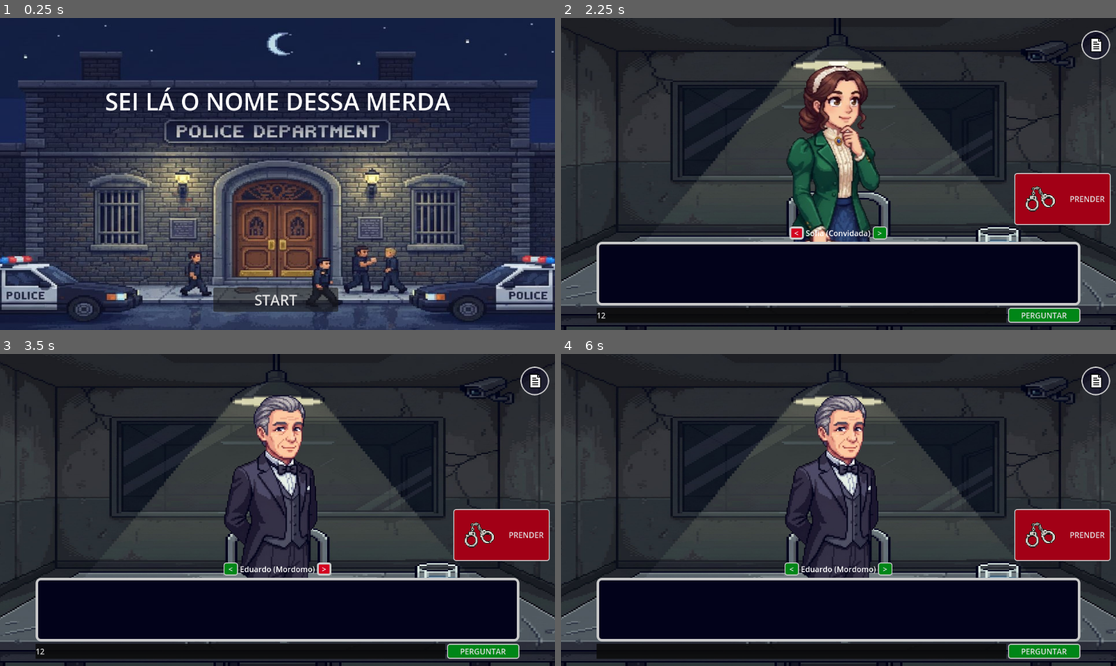
Above: before the commit, frames 1-4 (two rows, left to right).
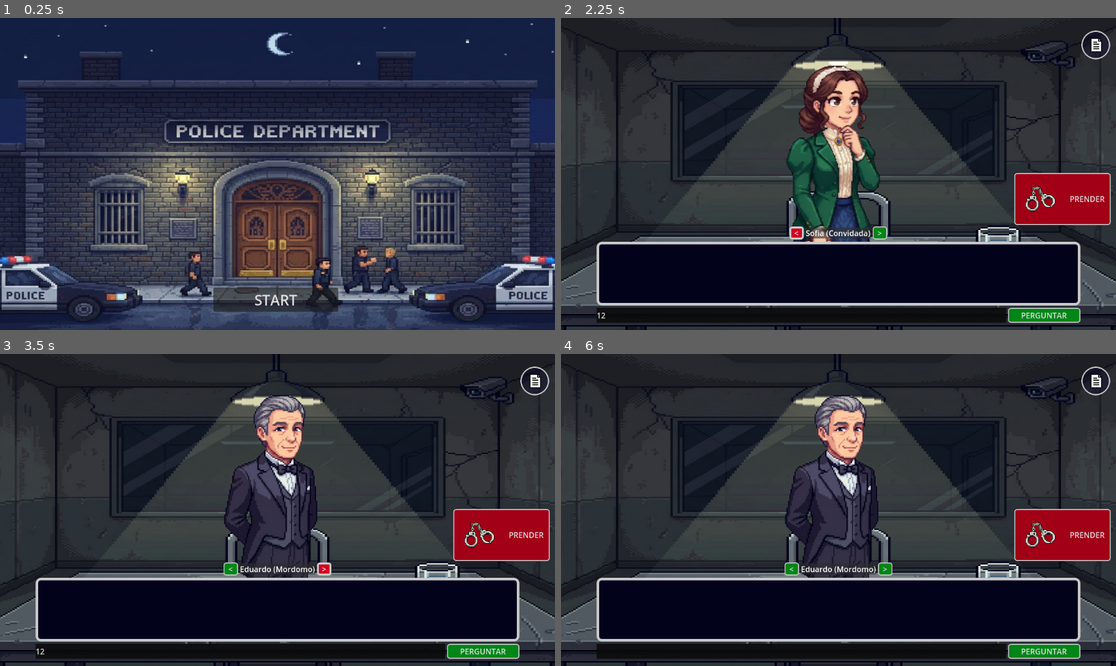
Above: after the commit, the same moments.

Repository: Cafeko/CIN0055-TMI_projeto_individual
Game: Godot game, scene res://Scenes/menu_principal.tscn
The game is run twice, just before and just after one commit, with the same random seed, the same clock (stepped at 60 frames per second) and the same inputs.
Inputs (mouse positions are in pixels of both pictures, inside the frame that each line leads up to):
- Up to frame 1 (0.25 s): no input
- Up to frame 2 (2.25 s): click "START" at 0.5 s; click (799, 314) at 1.27 s; type "12" at 1.35 s; click "<" at 2 s
- Up to frame 3 (3.5 s): click ">" at 2.75 s
- Up to frame 4 (6 s): click "PERGUNTAR" at 3.5 s; click "PRENDER" at 4.25 s; click "MENU PRINCIPAL" at 5 s; click "START" at 5.75 s

The runs differ from the first frame. In frame 1, 1.6% of the frame differs, in the area x 19-82%, y 22-30%; in frame 2, 0.2%; in frame 3, less than 0.1%; in frame 4, less than 0.1%.
Error before the commit: Invalid access to property or key 'urls' on a base object of type 'Nil'. (res://Assets/npc_inteligente.gd:80)
Error after the commit: Invalid access to property or key 'urls' on a base object of type 'Nil'. (res://Assets/npc_inteligente.gd:86)

Commit message:
Atualização de mensagem após troca de npc

Diff:
--- a/dialogo-npc-inteligente/Assets/controles.gd
+++ b/dialogo-npc-inteligente/Assets/controles.gd
@@ -17,10 +17,14 @@
 func connect_npc(npc):
 	current_npc = npc
 	npc_name_box.text = current_npc.suspeito_data["nome"]
+	update_to_recent_dialog()
 
 # Atualiza caixa de texto do npc com o texto recebido.
 func _update_npc_dialog(text:String):
 	npc_dialog_text_box.text = text
+
+func update_to_recent_dialog():
+	_update_npc_dialog(current_npc.get_recent_message())
 
 # Manda mensagem escrita pelo player para o NPC_Inteligente conectado atualmente.
 func _on_button_pressed():
--- a/dialogo-npc-inteligente/Assets/controles.tscn
+++ b/dialogo-npc-inteligente/Assets/controles.tscn
@@ -14,6 +14,9 @@
 [sub_resource type="StyleBoxEmpty" id="StyleBoxEmpty_qwf3l"]
 
 [sub_resource type="StyleBoxEmpty" id="StyleBoxEmpty_w4itc"]
+
+[sub_resource type="StyleBoxFlat" id="StyleBoxFlat_6raxh"]
+bg_color = Color(0.17641911, 0.17641908, 0.17641908, 0.61960787)
 
 [sub_resource type="StyleBoxFlat" id="StyleBoxFlat_earxt"]
 content_margin_left = 20.0
@@ -112,6 +115,8 @@
 
 [node name="Nome" type="Label" parent="Baixo/HBoxContainer2"]
 layout_mode = 2
+theme_override_styles/normal = SubResource("StyleBoxFlat_6raxh")
+text = "Teste"
 
 [node name="Button2" type="Button" parent="Baixo/HBoxContainer2"]
 custom_minimum_size = Vector2(30, 20)
--- /dev/null
+++ b/dialogo-npc-inteligente/Assets/dialog_log.tscn
@@ -0,0 +1,54 @@
+[gd_scene load_steps=3 format=3 uid="uid://cu2kc1o34e315"]
+
+[sub_resource type="StyleBoxFlat" id="StyleBoxFlat_b8j1x"]
+bg_color = Color(0, 0, 0, 0.38039216)
+
+[sub_resource type="StyleBoxFlat" id="StyleBoxFlat_dpevj"]
+bg_color = Color(0.007843138, 0.007843138, 0.101960786, 1)
+border_width_left = 3
+border_width_top = 3
+border_width_right = 3
+border_width_bottom = 3
+border_color = Color(1, 1, 1, 1)
+corner_radius_top_left = 5
+corner_radius_top_right = 5
+corner_radius_bottom_right = 5
+corner_radius_bottom_left = 5
+
+[node name="Dialog_Log" type="Panel"]
+custom_minimum_size = Vector2(900, 585)
+anchors_preset = 15
+anchor_right = 1.0
+anchor_bottom = 1.0
+grow_horizontal = 2
+grow_vertical = 2
+theme_override_styles/panel = SubResource("StyleBoxFlat_b8j1x")
+
+[node name="Panel" type="Panel" parent="."]
+custom_minimum_size = Vector2(900, 585)
+layout_mode = 1
+anchors_preset = 8
+anchor_left = 0.5
+anchor_top = 0.5
+anchor_right = 0.5
+anchor_bottom = 0.5
+offset_left = -20.0
+offset_top = -20.0
+offset_right = 20.0
+offset_bottom = 20.0
+grow_horizontal = 2
+grow_vertical = 2
+theme_override_styles/panel = SubResource("StyleBoxFlat_dpevj")
+
+[node name="VBoxContainer" type="VBoxContainer" parent="Panel"]
+layout_mode = 1
+anchors_preset = -1
+anchor_right = 1.0
+anchor_bottom = 1.0
+offset_left = 25.0
+offset_top = 30.0
+offset_right = -14.0
+offset_bottom = 248.0
+grow_horizontal = 2
+grow_vertical = 2
+theme_override_constants/separation = 20
--- a/dialogo-npc-inteligente/Assets/npc_inteligente.gd
+++ b/dialogo-npc-inteligente/Assets/npc_inteligente.gd
@@ -44,6 +44,12 @@
 func add_assistant_message(text):
 	var assistant_message = {"role": "assistant", "content": text}
 	add_new_message(assistant_message)
+
+func get_recent_message():
+	var message = mensages_list[-1]
+	if message["role"] == "assistant":
+		return message["content"]
+	return ""
 # ------------------------------------------------------------------------------------------------ #
 # --- Funções de comunicação com IA  ------------------------------------------------------------- #
 # Utiliza API para mandar uma requisição com uma lista de mensagens para a IA.
--- a/dialogo-npc-inteligente/Scenes/menu_principal.tscn
+++ b/dialogo-npc-inteligente/Scenes/menu_principal.tscn
@@ -25,7 +25,6 @@
 grow_horizontal = 2
 grow_vertical = 0
 theme_override_font_sizes/font_size = 50
-text = "SEI LÁ O NOME DESSA MERDA"
 
 [node name="Button" type="Button" parent="."]
 anchors_preset = 7
Not shown: 1 places in dialogo-npc-inteligente/Assets/controles.tscn that only renumber resources
